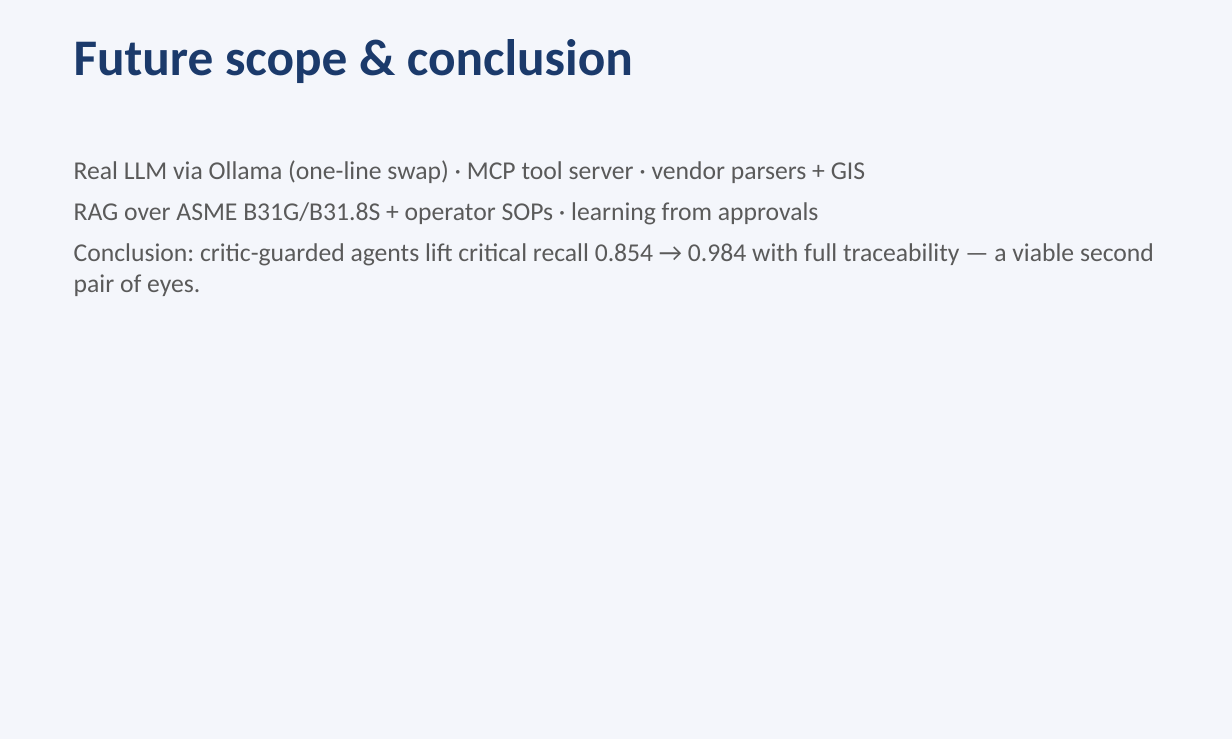
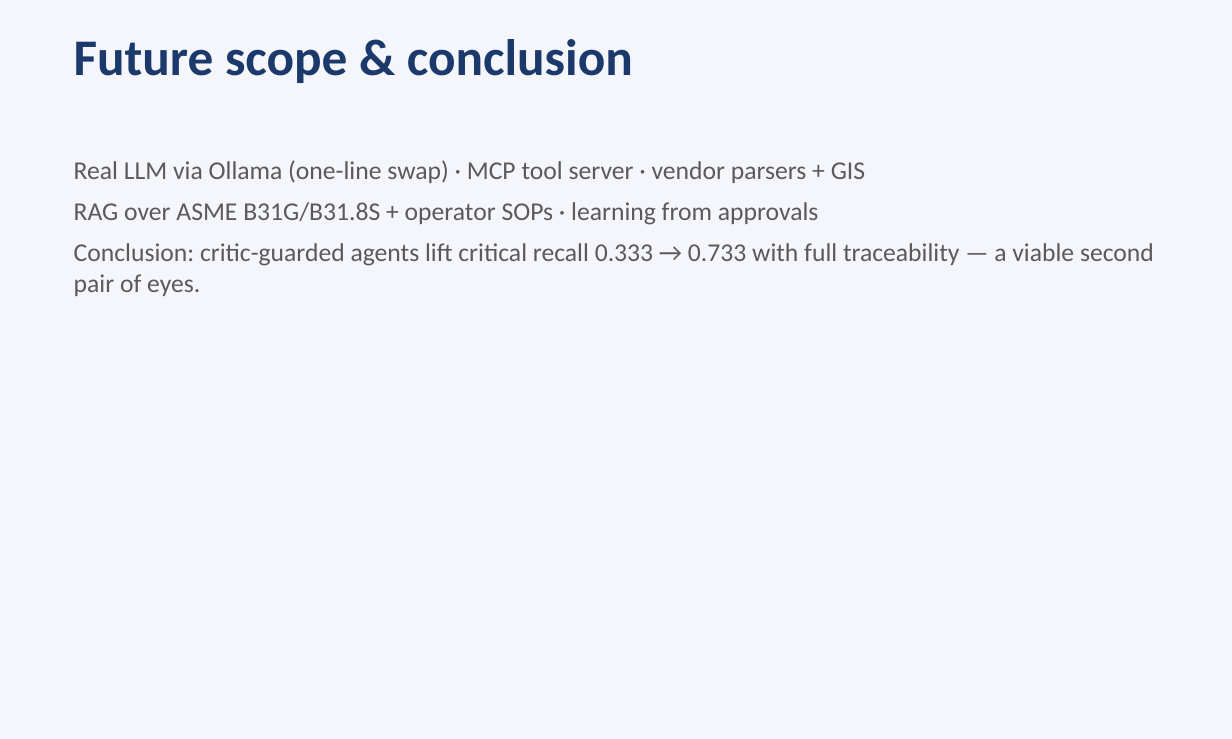
Before and after one commit to DeltaN04/Pipeline-Corrosion-Guard, a slide deck: slide 12 of presentation.pptx. Drawn at 1232x739 pixels with LibreOffice and Linux fonts; fonts in the diff are those of the drawing. Boxes give left, top, right and bottom in pixels: in the first picture for what was removed or moved away, otherwise in the second. Text is boxed around its words. In the diff, an @@ line names an element or a change of style, - is before the commit and + after.

```diff
--- a/presentation.pptx
+++ b/presentation.pptx
@@ text at (x1=74, y1=243, x2=1154, y2=296): text changed @@
-Conclusion: critic-guarded agents lift critical recall 0.854 → 0.984 with full traceability — a viable second pair of eyes.
+Conclusion: critic-guarded agents lift critical recall 0.333 → 0.733 with full traceability — a viable second pair of eyes.
```
Also in this commit, not shown: 5 other slides changed, 1 slide added, 1 slide removed, 34 other files.
